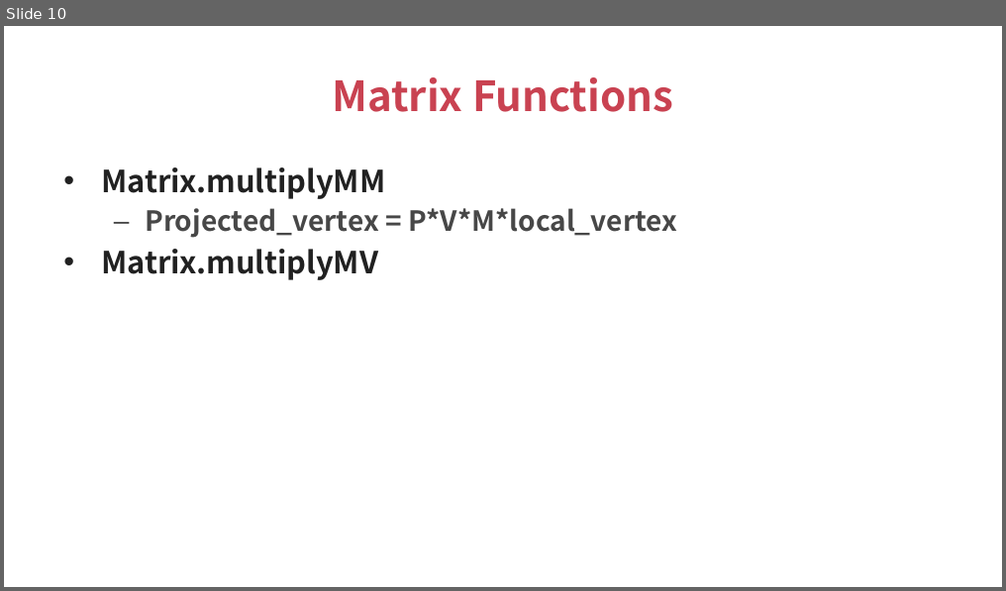
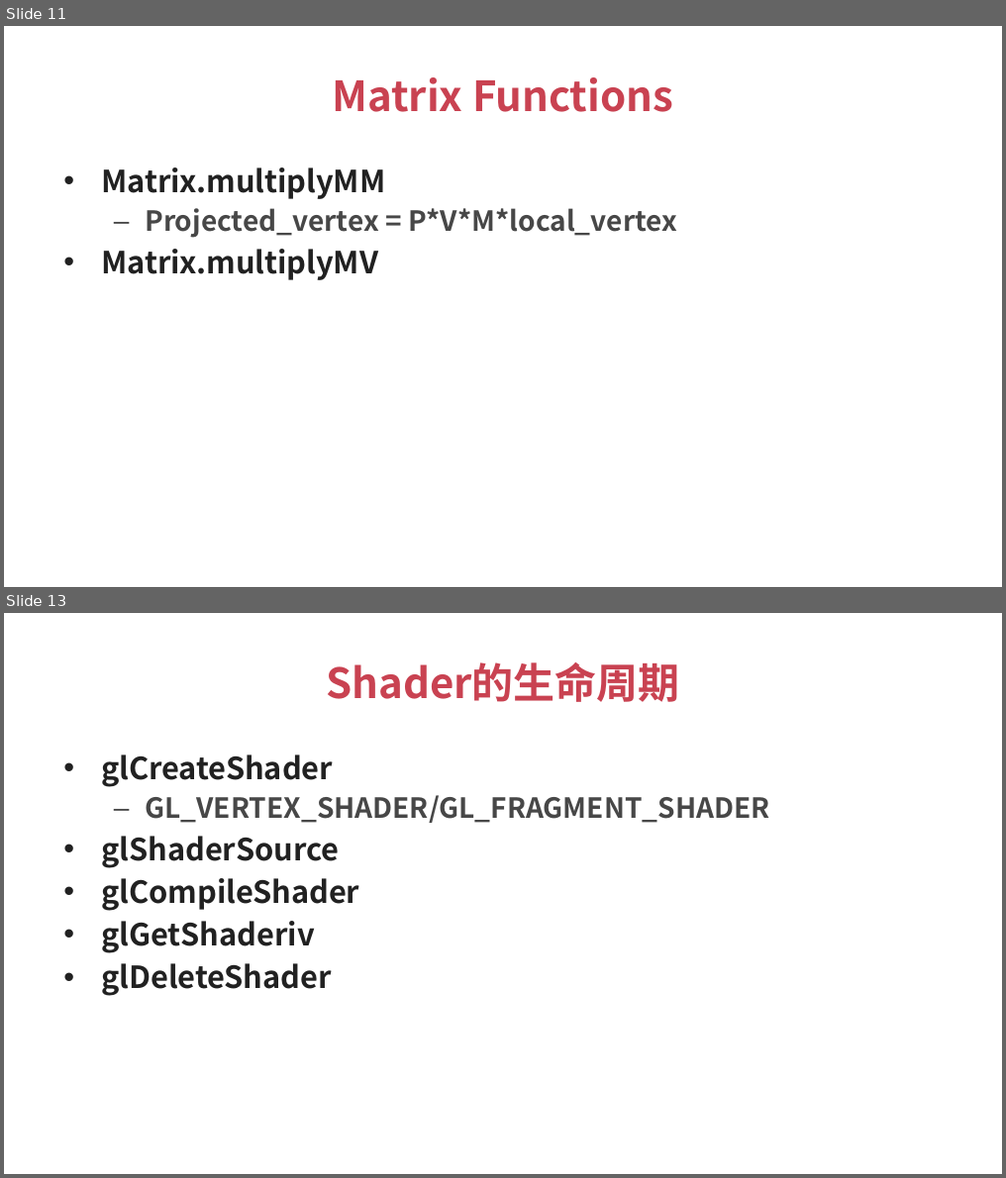
Before and after one commit to talentzxf/LearningAndroid, a slide deck: PPT/OpenGLTutorial_2.pptx. Shown one above the other, each under a label of ours: slide 10 before the commit, slides 11 and 13 after it; the slides between them are not shown. The pictures are 1006x591 and 1006x1178 pixels, drawn with LibreOffice and Linux fonts; fonts in the diff are those of the drawing. Boxes give left, top, right and bottom in pixels: in the first picture for what was removed or moved away, otherwise in the second. Text is boxed around its words. In the diff, an @@ line names an element or a change of style, - is before the commit and + after.

```diff
--- a/PPT/OpenGLTutorial_2.pptx
+++ b/PPT/OpenGLTutorial_2.pptx
@@ slide 13 added at [4,613,1002,1174], background #FFFFFF @@
@@ title added at [326,663,680,702], 30 pt, text #C94251, bold @@
+Shader的生命周期
@@ text added at [101,755,769,996], 22 pt, text #212121, bold @@
+• glCreateShader
+  – GL_VERTEX_SHADER/GL_FRAGMENT_SHADER
+• glShaderSource
+• glCompileShader
+• glGetShaderiv
+• glDeleteShader
@@ what was slide 10 is now slide 11 @@
```
Also in this commit, not shown: 2 slides changed, 7 other slides added, 2 slides removed, 2 other files.
